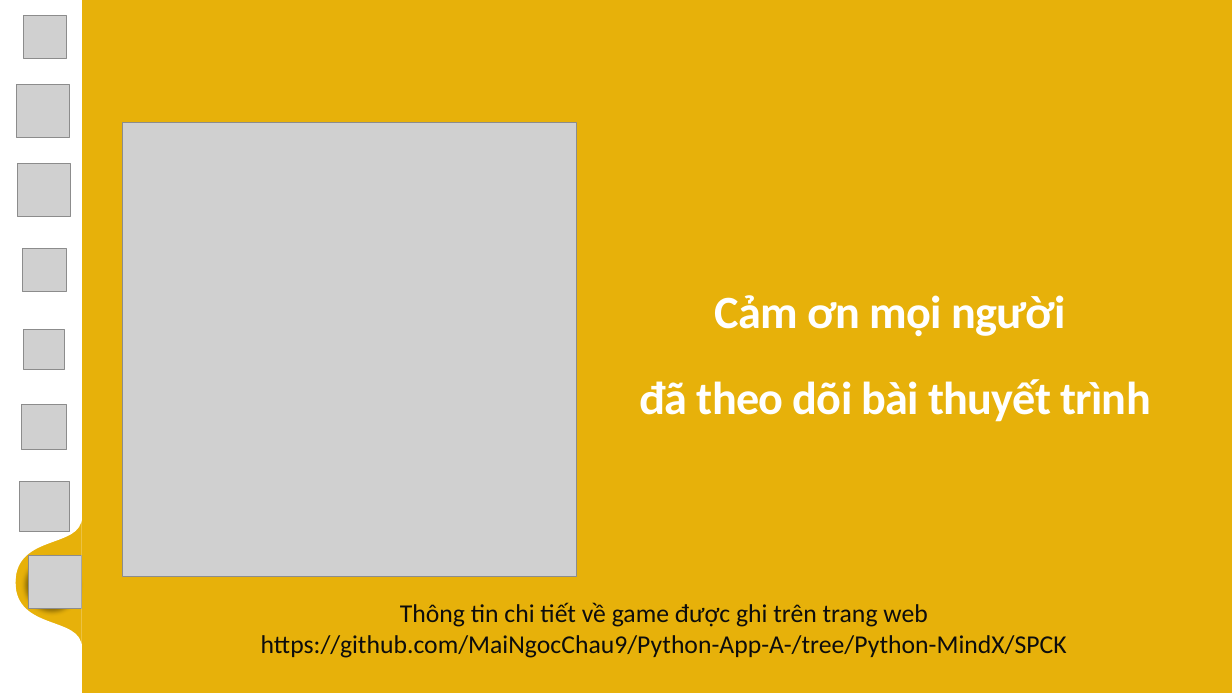
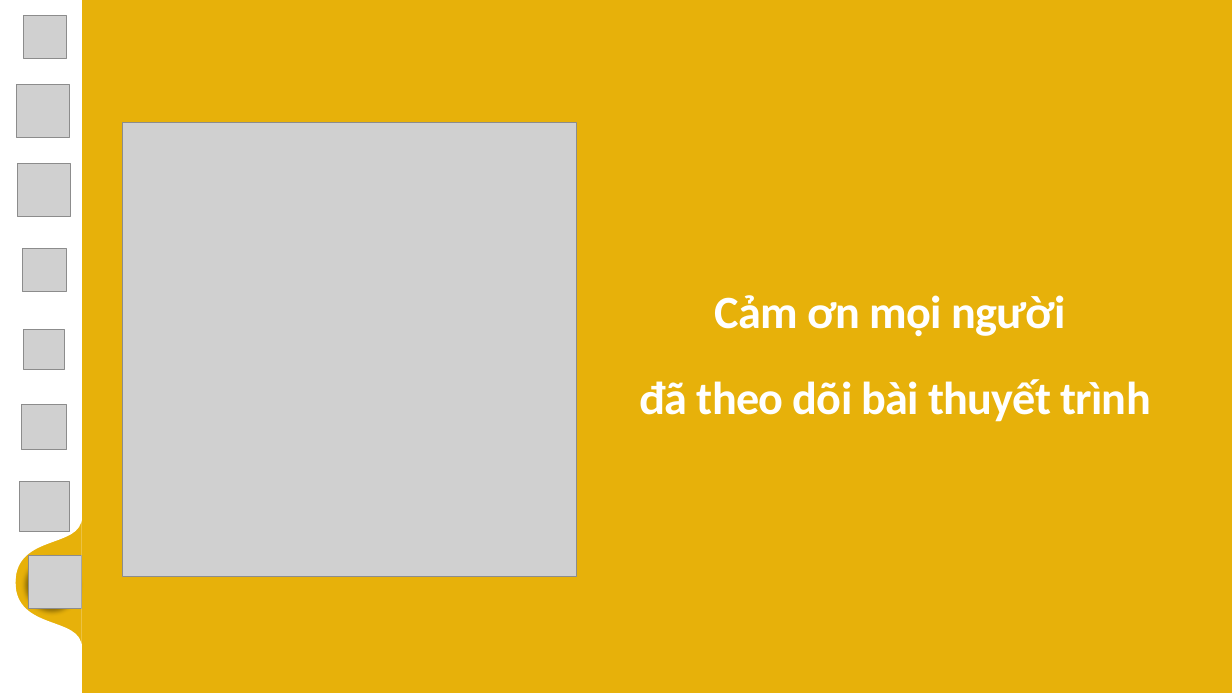
Before and after one commit to MaiNgocChau9/Python-App-A-, a slide deck: slide 13 of SPCK/SPCK.pptx. Drawn at 1232x693 pixels with LibreOffice and Linux fonts; fonts in the diff are those of the drawing; grey boxes stand for pictures; background and template pictures are left out. Boxes give left, top, right and bottom in pixels: in the first picture for what was removed or moved away, otherwise in the second. Text is boxed around its words. In the diff, an @@ line names an element or a change of style, - is before the commit and + after.

```diff
--- a/SPCK/SPCK.pptx
+++ b/SPCK/SPCK.pptx
@@ text removed at (261,602,1067,658) @@
-Thông tin chi tiết về game được ghi trên trang web
-https://github.com/MaiNgocChau9/Python-App-A-/tree/Python-MindX/SPCK
```
Also in this commit, not shown: 4 other slides changed, 2 other files.
